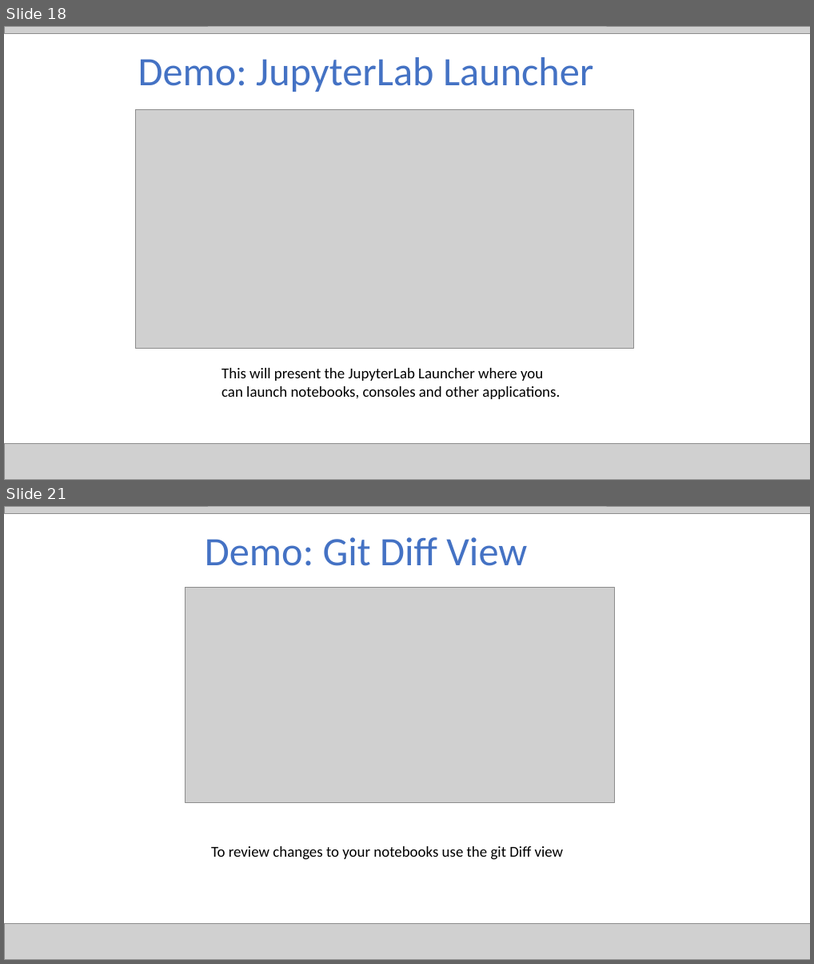
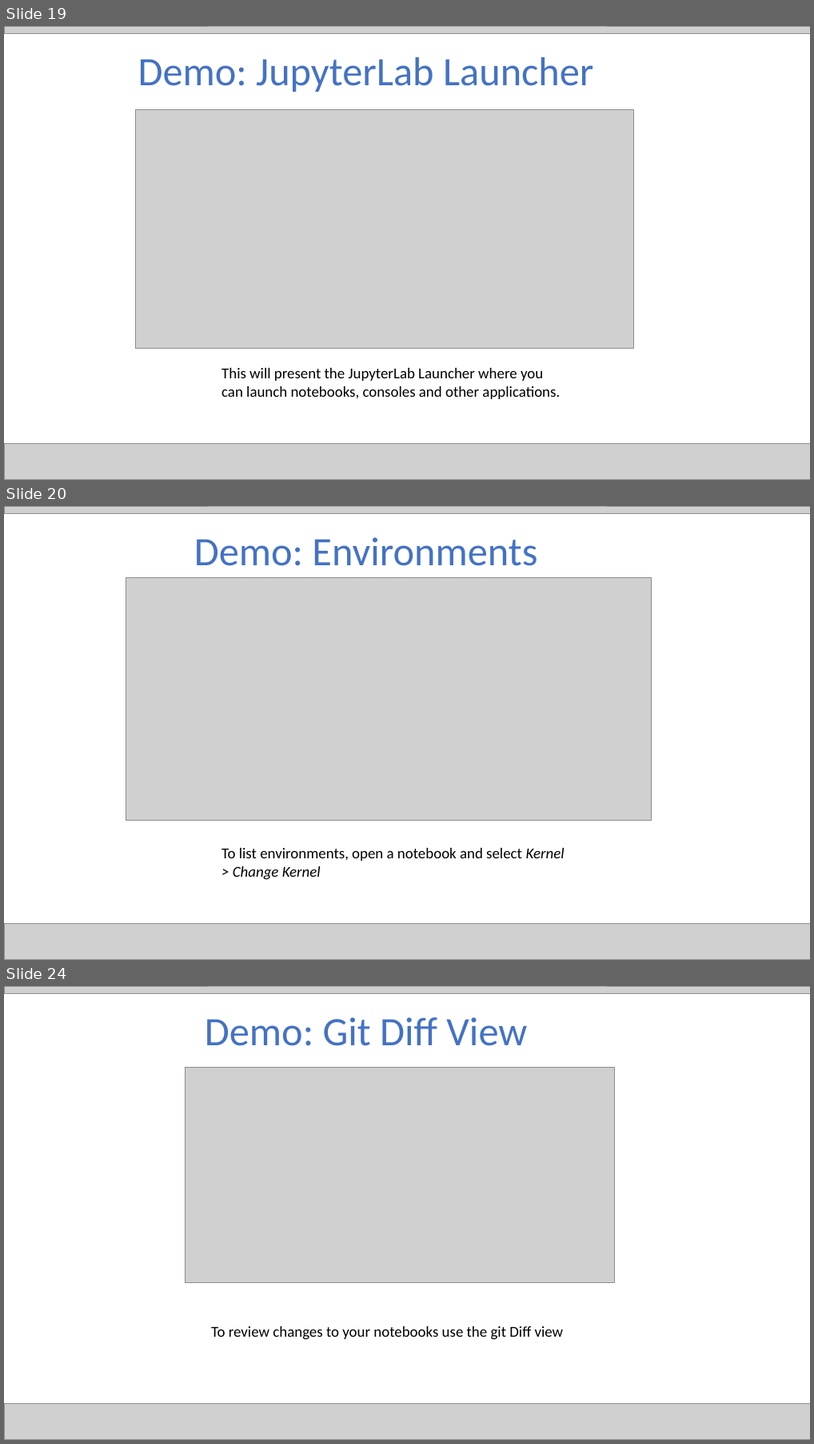
Before and after one commit to jgunderson/presentations, a slide deck: JupyterHub Collaboration.pptx. Shown one above the other, each under a label of ours: slides 18 and 21 before the commit, slides 19, 20 and 24 after it; the slides between them are not shown. The pictures are 814x964 and 814x1444 pixels, drawn with LibreOffice and Linux fonts; fonts in the diff are those of the drawing; grey boxes stand for pictures. Boxes give left, top, right and bottom in pixels: in the first picture for what was removed or moved away, otherwise in the second. Text is boxed around its words. In the diff, an @@ line names an element or a change of style, - is before the commit and + after.

```diff
--- a/JupyterHub Collaboration.pptx
+++ b/JupyterHub Collaboration.pptx
@@ slide 20 added at (4,506,810,960), background #FFFFFF @@
@@ picture added at (4,506,810,513) @@
@@ title added at (194,537,538,566), 48 pt, text #4472C4 @@
+Demo: Environments
@@ picture added at (126,577,652,820) @@
@@ text added at (222,848,565,880), 18 pt, text #000000 @@
+To list environments, open a notebook and select Kernel > Change Kernel
@@ picture added at (4,923,810,959) @@
@@ what was slide 18 is now slide 19 @@
@@ what was slide 21 is now slide 24 @@
```
Also in this commit, not shown: 14 slides changed, 3 other slides added, 1 slide removed.
